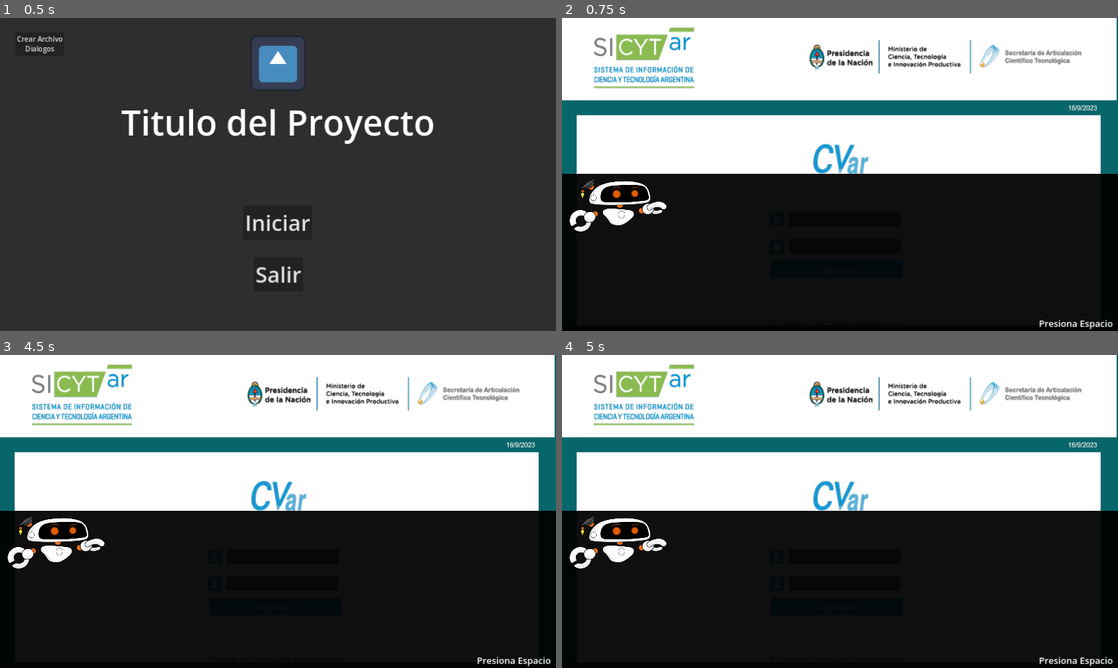
Above: before the commit, frames 1-4 (two rows, left to right).
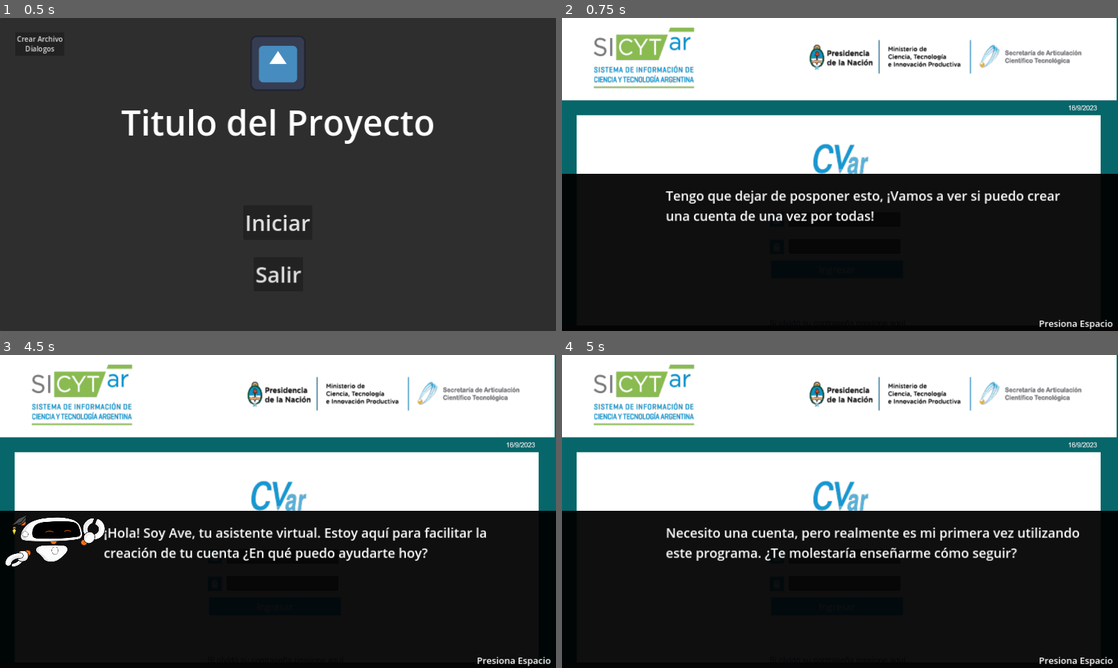
Above: after the commit, the same moments.

Repository: Piterpiojo/CVarPrototipo
Game: Godot game, scene res://Escenas/pantalla_inicio.tscn
Two runs of this game, one before a commit and one after it. Both use one fixed random seed, a clock stepped at 60 frames per second and the inputs below. The engine's default icon, where the game draws it, is replaced by a stand-in: a white triangle on a blue panel in a dark square.
Inputs (mouse positions are in pixels of both pictures, inside the frame that each line leads up to):
- Up to frame 1 (0.5 s): no input
- Up to frame 2 (0.75 s): click "Iniciar" at 0.5 s
- Up to frame 3 (4.5 s): click (283, 555) at 1.27 s; type "12" at 1.35 s; click (283, 583) at 1.5 s; type "12" at 1.58 s; click (278, 661) at 2 s; click (278, 661) at 2.75 s; click (278, 661) at 3.5 s; tap Space (ui_select) at 4.25 s; move the mouse to (400, 495) at 4.27 s; click (400, 495) at 4.42 s
- Up to frame 4 (5 s): tap Space (ui_select) at 4.52 s

Frame 1 is identical in both runs. In frame 2, 2.7% of the frame differs, in the area x 1-90%, y 51-69%; in frame 3, 3.1%; in frame 4, 3.2%, in the area x 1-93%, y 51-69%.
Error before the commit: Invalid access to property or key 'texto' on a base object of type 'String'. (res://scripts/Dialogo.gd:10)

Commit message:
implementando dialogos y mejoras

Diff:
--- a/Escenas/Registro.tscn
+++ b/Escenas/Registro.tscn
@@ -31,14 +31,20 @@
 tracks/0/interp = 1
 tracks/0/loop_wrap = true
 tracks/0/keys = {
-"times": PackedFloat32Array(3, 3.1),
-"transitions": PackedFloat32Array(1, 1),
+"times": PackedFloat32Array(0.1, 3, 3.1, 5.8),
+"transitions": PackedFloat32Array(1, 1, 1, 1),
 "values": [{
+"args": [],
+"method": &"deshabilitar_entrada"
+}, {
 "args": [],
 "method": &"eliminar_fake"
 }, {
 "args": [],
 "method": &"cambiar_dialogo"
+}, {
+"args": [],
+"method": &"habilitar_entrada"
 }]
 }
 tracks/1/type = "value"
@@ -661,9 +667,20 @@
 
 [connection signal="focus_exited" from="ScrollContainer/TextureRect/nombre2" to="." method="_on_nombre_2_focus_exited"]
 [connection signal="gui_input" from="ScrollContainer/TextureRect/nombre2" to="." method="_on_nombre_2_gui_input"]
+[connection signal="gui_input" from="ScrollContainer/TextureRect/nombre" to="." method="_on_nombre_2_gui_input"]
+[connection signal="gui_input" from="ScrollContainer/TextureRect/correo" to="." method="_on_nombre_2_gui_input"]
+[connection signal="gui_input" from="ScrollContainer/TextureRect/repetir_correo" to="." method="_on_nombre_2_gui_input"]
+[connection signal="gui_input" from="ScrollContainer/TextureRect/nombre5" to="." method="_on_nombre_2_gui_input"]
+[connection signal="gui_input" from="ScrollContainer/TextureRect/nombre6" to="." method="_on_nombre_2_gui_input"]
+[connection signal="gui_input" from="ScrollContainer/TextureRect/respuesta_secreta" to="." method="_on_nombre_2_gui_input"]
 [connection signal="focus_entered" from="ScrollContainer/TextureRect/respuesta_secreta_nuevamente" to="." method="_on_respuesta_secreta_nuevamente_focus_entered"]
+[connection signal="gui_input" from="ScrollContainer/TextureRect/nombre9" to="." method="_on_nombre_2_gui_input"]
+[connection signal="gui_input" from="ScrollContainer/TextureRect/cuil" to="." method="_on_nombre_2_gui_input"]
+[connection signal="gui_input" from="ScrollContainer/TextureRect/apellido" to="." method="_on_nombre_2_gui_input"]
 [connection signal="pressed" from="ScrollContainer/TextureRect/pasaporte" to="." method="_on_pasaporte_pressed"]
 [connection signal="pressed" from="ScrollContainer/TextureRect/recargar" to="." method="_on_recargar_pressed"]
+[connection signal="gui_input" from="ScrollContainer/TextureRect/repetir_repeticion/TextEdit" to="." method="_on_nombre_2_gui_input"]
+[connection signal="gui_input" from="ScrollContainer/TextureRect/Label19/TextEdit" to="." method="_on_nombre_2_gui_input"]
 [connection signal="pressed" from="ScrollContainer/TextureRect/enviar" to="." method="_on_enviar_pressed"]
 [connection signal="animation_finished" from="AnimationPlayer" to="." method="_on_animation_player_animation_finished"]
 [connection signal="timeout" from="Timer" to="." method="_on_timer_timeout"]
--- /dev/null
+++ b/dialogos/nivel1.json
@@ -0,0 +1,87 @@
+[
+	{
+		"emocion": "confiada",
+		"personaje": "Usuario",
+		"texto": "Tengo que dejar de posponer esto, ¡Vamos a ver si puedo crear una cuenta de una vez por todas!"
+	},
+	{
+		"emocion": "saludando",
+		"personaje": "IA",
+		"texto": "¡Hola! Soy Ave, tu asistente virtual. Estoy aquí para facilitar la creación de tu cuenta ¿En qué puedo ayudarte hoy?"
+	},
+	{
+		"emocion": "saludando",
+		"personaje": "Usuario",
+		"texto": "Necesito una cuenta, pero realmente es mi primera vez utilizando este programa. ¿Te molestaría enseñarme cómo seguir?"
+	},
+	{
+		"emocion": "estatico",
+		"personaje": "IA",
+		"texto": "¡En lo absoluto, no hay problema! Mi trabajo es asistirte con lo que pueda ayudarte!"
+	},
+	{
+		"emocion": "curiosa",
+		"personaje": "IA",
+		"texto": "..."
+	},
+	{
+		"emocion": "senalando",
+		"personaje": "IA",
+		"texto": "Oh, parece que la página está caída."
+	},
+	{
+		"emocion": "senalando",
+		"personaje": "Usuario",
+		"texto": "¿En serio?"
+	},
+	{
+		"emocion": "felicitaciones",
+		"personaje": "IA",
+		"texto": "No, fue un pequeño chiste. Bueno, para comenzar, tenemos que registrarte como un usuario en la página. \nPara eso, deberías entrar en el enlace que dice Si es un usuario nuevo presione aquí. \nEste botón te redirigirá al registro de usuario, que te permitirá crear la base de tu cuenta."
+	},
+	{
+		"emocion": "confiada",
+		"personaje": "IA",
+		"texto": "blabla blabla blabla"
+	},
+	{
+		"emocion": "felicitaciones",
+		"personaje": "IA",
+		"texto": "blabla blabla blabla"
+	},
+	{
+		"emocion": "ensenando",
+		"personaje": "IA",
+		"texto": "blabla blabla blabla"
+	},
+	{
+		"emocion": "confiada",
+		"personaje": "IA",
+		"texto": "blabla blabla blabla blabla blabla blabla"
+	},
+	{
+		"emocion": "seguime",
+		"personaje": "IA",
+		"texto": "blabla blabla blabla blabla"
+	},
+	{
+		"emocion": "ensenando",
+		"personaje": "IA",
+		"texto": "... y esa es la razón por la que se eligió ese tono de azul para la pantalla principal."
+	},
+	{
+		"emocion": "ensenando",
+		"personaje": "Usuario",
+		"texto": "¿En serio? Wow, jamás me lo hubiera esperado. ¿Podríamos continuar con la creación de la cuenta?"
+	},
+	{
+		"emocion": "seguime",
+		"personaje": "IA",
+		"texto": "Sí, definitivamente, ya mismo."
+	},
+	{
+		"emocion": "confiada",
+		"personaje": "IA",
+		"texto": "Realmente tienes suerte de tenerme contigo. Sin mi ayuda, podría haber resultado algo abrumador."
+	}
+]
--- /dev/null
+++ b/dialogos/nivel2.json
@@ -0,0 +1,27 @@
+[
+	{
+		"emocion": "felicitaciones",
+		"personaje": "IA",
+		"texto": "Ahora que la página está de vuelta, ¡vamos a crear tu cuenta! Solo necesitamos llenar algunos datos personales primero"
+	},
+	{
+		"emocion": "felicitaciones",
+		"personaje": "Usuario",
+		"texto": "..."
+	},
+	{
+		"emocion": "curiosa",
+		"personaje": "IA",
+		"texto": "¿Eso? Ni siquiera te preocupes, yo me encargo de eso en un parpadeo."
+	},
+	{
+		"emocion": "confiada",
+		"personaje": "IA",
+		"texto": ""
+	},
+	{
+		"emocion": "estatico",
+		"personaje": "IA",
+		"texto": "¿Te parece bien esto? Son solo algunos datos personales que necesitamos para continuar. \nTen cuidado al seleccionar país de emisión, solo deberías tocar la opción de País de Emisión si seleccionamos Pasaporte."
+	}
+]
--- a/scripts/CargarDialogos/carga_archivos.gd
+++ b/scripts/CargarDialogos/carga_archivos.gd
@@ -7,7 +7,6 @@
 		var archivo = FileAccess.open(path + nombre + ".json",FileAccess.READ);
 		var text = archivo.get_as_text()
 		data = JSON.parse_string(text)
-		print("cargado con exito")
 		archivo.close()
 		return data
 	else:
--- a/scripts/Dialogo.gd
+++ b/scripts/Dialogo.gd
@@ -2,6 +2,11 @@
 var indice_dialogo = 0
 var habilitado :bool = true
 var dialogos = []
+
+func deshabilitar():
+	habilitado = false
+func habilitar():
+	habilitado = true
 
 func comenzar():
 	Mostrar_Linea(indice_dialogo)
@@ -9,6 +14,10 @@
 func Mostrar_Linea(indice):
 	$DialogoText.text = dialogos[indice]["texto"]
 	$Container/Sprite2D.play(dialogos[indice]["emocion"])
+	if(dialogos[indice]["personaje"]=="Usuario"):
+		$Container/Sprite2D.visible =false
+	else:
+		$Container/Sprite2D.visible =true
 
 
 func _process(_delta):
--- a/scripts/Nivel1.gd
+++ b/scripts/Nivel1.gd
@@ -1,25 +1,8 @@
 extends Control
-const dialogo = [
-	"U: (frustrado) Tengo que dejar de posponer esto, ¡Vamos a ver si puedo crear una cuenta de una vez por todas!",
-	"A: ¡Hola! Soy Ave, tu asistente virtual. Estoy aquí para facilitar la creación de tu cuenta ¿En qué puedo ayudarte hoy?",
-	"U: (suspira) Necesito una cuenta, pero realmente es mi primera vez utilizando este programa. ¿Te molestaría enseñarme cómo seguir?",
-	"A: ¡En lo absoluto, no hay problema! Mi trabajo es asistirte con lo que pueda ayudarte! (tras un breve silencio) Oh, parece que la página está caída.",
-	"U: ¿En serio?",
-	"A: No, fue un pequeño chiste. Bueno, para comenzar, tenemos que registrarte como un usuario en la página. Para eso, deberías entrar en el enlace que dice Si es un usuario nuevo presione aquí. Este botón te redirigirá al registro de usuario, que te permitirá crear la base de tu cuenta.",
-	"A: blabla blabla blabla",
-	"A: (divertido) blabla blabla blabla",
-	"A: (serio) blabla blabla blabla",
-	"A: blabla blabla blabla (pausa) blabla blabla blabla",
-	"A: (amigable) blabla blabla blabla blabla",
-	"A: ... y esa es la razón por la que se eligió ese tono de azul para la pantalla principal.",
-	"U: (sarcásticamente) ¿En serio? Wow, jamás me lo hubiera esperado. ¿Podríamos continuar con la creación de la cuenta?",
-	"A: (enérgicamente) Sí, definitivamente, ya mismo.",
-	" ",
-	"Realmente tienes suerte de tenerme contigo. Sin mi ayuda, podría haber resultado algo abrumador."
-	]
+
 
 func _ready():
-	$CuadroDialogo.dialogos = dialogo
+	$CuadroDialogo.dialogos=CargaArchivos.cargar("nivel1")
 	$CuadroDialogo.comenzar()
 
 func _on_nuevo_usuario_pressed():
--- a/scripts/Registro.gd
+++ b/scripts/Registro.gd
@@ -1,11 +1,4 @@
 extends Control
-const dialogo = [
-	"A: (entusiasmada) Ahora que la página está de vuelta, ¡vamos a crear tu cuenta! Solo necesitamos llenar algunos datos personales primero",
-	"...",
-	"A: ¿Eso? Ni siquiera te preocupes, yo me encargo de eso en un parpadeo.",
-	"",
-	"A: ¿Te parece bien esto? Son solo algunos datos personales que necesitamos para continuar. Ten cuidado al seleccionar país de emisión, solo deberías tocar la opción de País de Emisión si seleccionamos Pasaporte."
-]
 var cuadros_llenos : int = 0
 var ya_ejecuto : bool = false
 var respuesta_secreta
@@ -14,10 +7,11 @@
 var i = 0
 
 func _ready():
-	$CuadroDialogo.dialogos = dialogo
-	$CuadroDialogo.comenzar()
 	buscar_cuadros($ScrollContainer/TextureRect)
 	conectar_todo()
+	$CuadroDialogo.dialogos=CargaArchivos.cargar("nivel2")
+	$CuadroDialogo.comenzar()
+
 
 func eliminar_fake():
 	$ScrollContainer/TextureRect/fake.queue_free()
@@ -44,7 +38,7 @@
 
 func cambiar_dialogo():
 	$CuadroDialogo.sig_dialogo()
-	$CuadroDialogo.habilitado=true
+
 
 
 
@@ -55,19 +49,32 @@
 	if $ScrollContainer/TextureRect/cuilBox.button_pressed == true:
 		$CuadroDialogo.mostrar_dialogo_unico("solo deberías tocar la opción de País de Emisión si seleccionamos Pasaporte.")
 
+func hay_campos_vacios():
+	for text in cuadros_texto:
+		if text is LineEdit:
+			if(text.text == ""):
+				return true
+	return false
+
+
+func comprobar_respuesta():
+	return $ScrollContainer/TextureRect/respuesta_secreta.text == $ScrollContainer/TextureRect/respuesta_secreta_nuevamente.text && $ScrollContainer/TextureRect/respuesta_secreta.text != ""
+func comprobar_correo():
+	return $ScrollContainer/TextureRect/correo.text == $ScrollContainer/TextureRect/repetir_correo.text and $ScrollContainer/TextureRect/repetir_correo.text == $ScrollContainer/TextureRect/repetir_repeticion/TextEdit.text && $ScrollContainer/TextureRect/repetir_repeticion/TextEdit.text !=""
 
 
 
 func _on_enviar_pressed():
-	if $ScrollContainer/TextureRect/respuesta_secreta.text == $ScrollContainer/TextureRect/respuesta_secreta_nuevamente.text:
-		if($ScrollContainer/TextureRect/correo.text == $ScrollContainer/TextureRect/repetir_correo.text and $ScrollContainer/TextureRect/repetir_correo.text == $ScrollContainer/TextureRect/repetir_repeticion/TextEdit.text):
-			llamar_dialogo("¡Felicidades!, pudiste poner toda tu información, ahora solo faltaría verificar tu contraseña. Acompañame.")
-			$Timer.start()
+	if comprobar_respuesta():
+		if(comprobar_correo()):
+			if(!hay_campos_vacios()):
+				llamar_dialogo("¡Felicidades!, pudiste poner toda tu información, ahora solo faltaría verificar tu contraseña. Acompañame.")
+				$Timer.start()
+			else:
+				llamar_dialogo("te falto algun campo")
 		else:
 			$CuadroDialogo.mostrar_dialogo_unico("error correo")
-			print("error correo")
 	else:
-		print("error respuesta secreta")
 		$CuadroDialogo.mostrar_dialogo_unico("Error respuesta")
 
 
@@ -107,11 +114,18 @@
 			print("tocado" + str(i))
 
 
+
+func deshabilitar_entrada():
+	$CuadroDialogo.deshabilitar()
+
+func habilitar_entrada():
+	$CuadroDialogo.habilitar()
+
 func conectar_todo():
 	for nodo in cuadros_texto:
 		if nodo is LineEdit:
-			nodo.connect("focus_exited","_on_nombre_2_focus_exited")
-			nodo.connect("gui_input","_on_nombre_2_gui_input")
+			nodo.focus_exited.connect(_on_nombre_2_focus_exited)
+			nodo.gui_input.connect(_on_nombre_2_gui_input)
 
 func _on_nombre_2_focus_exited():
 	i=0
